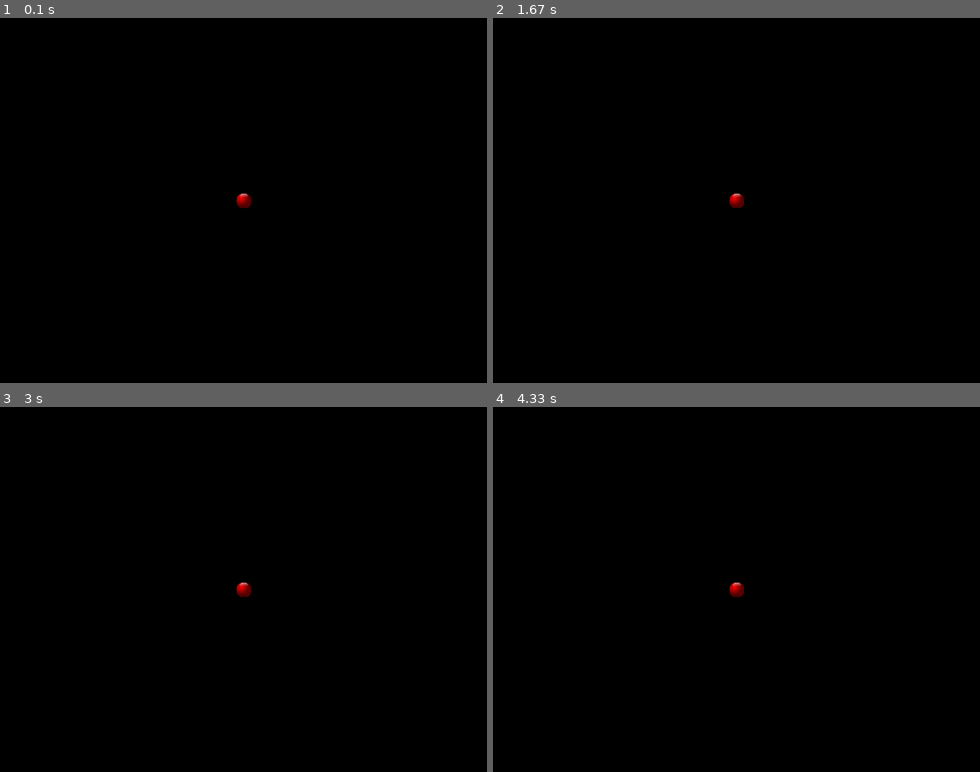
Above: before the commit, frames 1-4 (two rows, left to right).
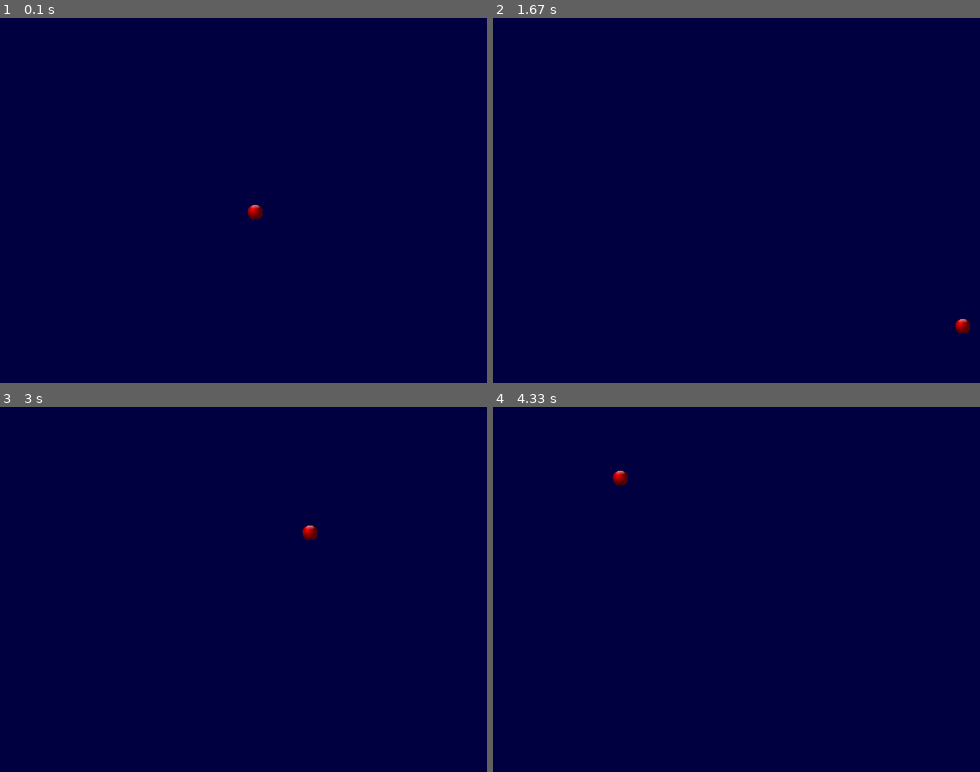
Above: after the commit, the same moments.

Repository: CarlosOrellana00/primer-pygame
Game: pygame game, started from juego.py
The game is run twice, just before and just after one commit, with the same random seed, the same clock (stepped at 60 frames per second) and the same inputs.
Inputs:
- Up to frame 1 (0.1 s): no input
- Up to frame 2 (1.67 s): no input
- Up to frame 3 (3 s): no input
- Up to frame 4 (4.33 s): no input

The runs differ from the first frame. In frame 1, 100% of the frame differs, in the area x 0-100%, y 0-100%; in frame 2, 100%; in frame 3, 100%; in frame 4, 100%.

Commit message:
bolita atrapada

Diff:
--- a/juego.py
+++ b/juego.py
@@ -3,6 +3,7 @@
 
 ancho = 640
 alto = 480
+color_azul = (0,0,64) #Color azul para el fondo.
 
 class Bolita(pygame.sprite.Sprite):
   def __init__(self):
@@ -16,20 +17,41 @@
     # Posición inicial centrada en pantalla
     self.rect.centerx = ancho /2
     self.rect.centery = alto /2
+    # Establecer velocidad inicial
+    self.speed = [3,3]
+
+  def update(self):
+    # Evitar que salga por arriba o abajo
+    if self.rect.bottom >= alto or self.rect.top <= 0:
+      self.speed[1] = -self.speed[1]
+    #  Evitar que salga por la derecha o izquierda
+    elif self.rect.right >= ancho or self.rect.left <= 0:
+      self.speed[0] = -self.speed[0]
+    # Mover en base a posicion actual y velocidad
+    self.rect.move_ip(self.speed)
 
 # Inicializando pantalla
 pantalla = pygame.display.set_mode((ancho, alto))
 # Configurar titulo de pantalla
 pygame.display.set_caption("Juego de Ladrillos")
+# Crear Reloj
+reloj = pygame.time.Clock()
 
 bolita = Bolita()
 
 while True:
+  # Establecer FPS
+  reloj.tick(60)
+
   # Revisar todos los eventos
   for evento in pygame.event.get():
     if evento.type == pygame.QUIT:
       sys.exit()
 
+  # Actualizar posicion de la bolita
+  bolita.update()
+  # Rellenar la pantalla.
+  pantalla.fill(color_azul)
   #Dibujar la bolita en pantalla
   pantalla.blit(bolita.image, bolita.rect)
   # Actualizar los elementos en pantalla
